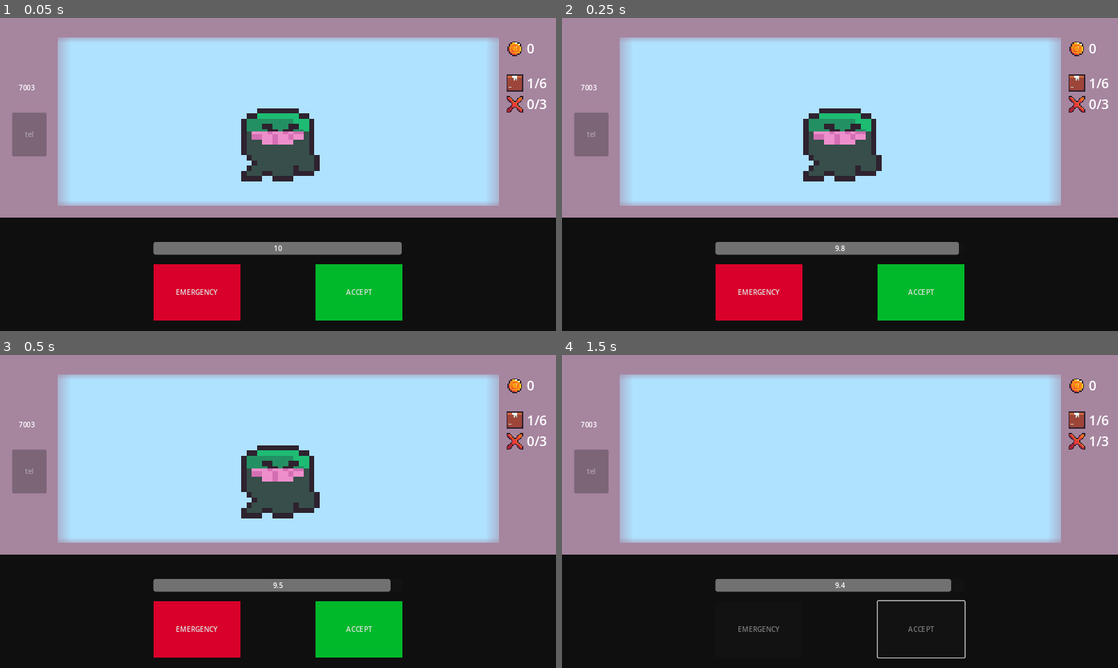
Above: before the commit, frames 1-4 (two rows, left to right).
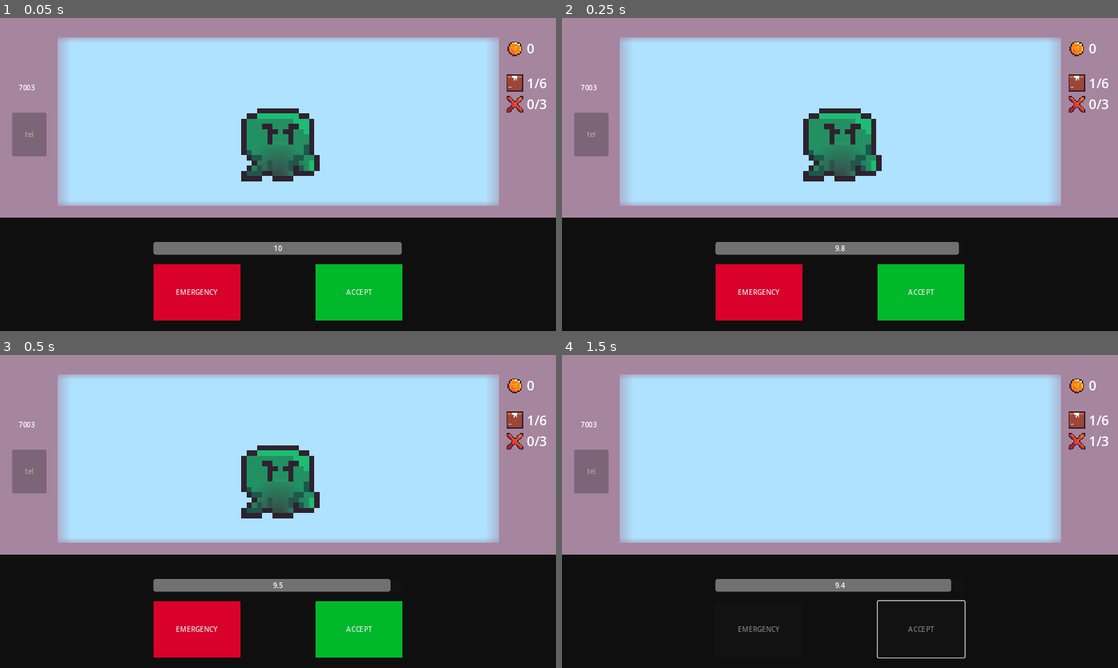
Above: after the commit, the same moments.

Repository: FixelDev/inside-out-inc
Game: Godot game, scene res://scenes/game/game.tscn
The game is run twice, just before and just after one commit, with the same random seed, the same clock (stepped at 60 frames per second) and the same inputs. The engine's default icon, where the game draws it, is replaced by a stand-in: a white triangle on a blue panel in a dark square.
Inputs (mouse positions are in pixels of both pictures, inside the frame that each line leads up to):
- Up to frame 1 (0.05 s): no input
- Up to frame 2 (0.25 s): no input
- Up to frame 3 (0.5 s): no input
- Up to frame 4 (1.5 s): click "ACCEPT" at 0.5 s; tap Enter at 1.25 s; move the mouse to (962, 495) at 1.27 s

The runs differ from the first frame. In frame 1, 1.2% of the frame differs, in the area x 44-57%, y 36-51%; in frame 2, 1.2%; in frame 3, 1.2%; in frame 4, nothing differs.

Commit message:
Reworked spawning aliens and alien parts inside packages system

Diff:
--- a/entities/aliens/alien.gd
+++ b/entities/aliens/alien.gd
@@ -1,7 +1,5 @@
 class_name Alien extends Sprite2D
-
-@export var alien_sprites: Array[Texture2D]
 
 
 func _ready() -> void:
-	texture = alien_sprites.pick_random()
+	pass
--- a/entities/aliens/alien.tscn
+++ b/entities/aliens/alien.tscn
@@ -1,10 +1,11 @@
 [gd_scene load_steps=3 format=3 uid="uid://cd05ohtnknfib"]
 
 [ext_resource type="Script" path="res://entities/aliens/alien.gd" id="1_0n3s4"]
-[ext_resource type="Texture2D" uid="uid://bfuqn1pa271j6" path="res://entities/aliens/alien1/alien1.png" id="2_r1j4y"]
+[ext_resource type="Material" uid="uid://4gnfyg7ugi1n" path="res://scenes/game/window_mask.tres" id="1_3l6n0"]
 
 [node name="Alien" type="Sprite2D"]
-scale = Vector2(2.375, 2.375)
+light_mask = 2
+visibility_layer = 2
+material = ExtResource("1_3l6n0")
 region_rect = Rect2(0, 16, 16, 16)
 script = ExtResource("1_0n3s4")
-alien_sprites = Array[Texture2D]([ExtResource("2_r1j4y")])
--- /dev/null
+++ b/entities/aliens/alien1/alien_1.tscn
@@ -0,0 +1,7 @@
+[gd_scene load_steps=3 format=3 uid="uid://5dmyy8poi2g"]
+
+[ext_resource type="PackedScene" uid="uid://cd05ohtnknfib" path="res://entities/aliens/alien.tscn" id="1_e6rra"]
+[ext_resource type="Texture2D" uid="uid://bfuqn1pa271j6" path="res://entities/aliens/alien1/graphics/alien1.png" id="2_sg2ka"]
+
+[node name="Alien1" instance=ExtResource("1_e6rra")]
+texture = ExtResource("2_sg2ka")
--- /dev/null
+++ b/entities/aliens/parts/alien_eye/alien_eye.tscn
@@ -0,0 +1,8 @@
+[gd_scene load_steps=3 format=3 uid="uid://ev03s8g2l1s8"]
+
+[ext_resource type="PackedScene" uid="uid://dc1tebyjumw4a" path="res://entities/aliens/parts/alien_part.tscn" id="1_r1igf"]
+[ext_resource type="Texture2D" uid="uid://cgyi4msmvv7ol" path="res://entities/aliens/parts/alien_eye/graphics/alien_eye.png" id="2_rf3y6"]
+
+[node name="AlienEye" instance=ExtResource("1_r1igf")]
+scale = Vector2(0.3, 0.3)
+texture = ExtResource("2_rf3y6")
--- /dev/null
+++ b/entities/aliens/parts/alien_part.tscn
@@ -0,0 +1,10 @@
+[gd_scene load_steps=3 format=3 uid="uid://dc1tebyjumw4a"]
+
+[ext_resource type="Material" uid="uid://4gnfyg7ugi1n" path="res://scenes/game/window_mask.tres" id="1_164du"]
+[ext_resource type="Script" path="res://entities/aliens/alien.gd" id="1_x42up"]
+
+[node name="AlienPart" type="Sprite2D"]
+light_mask = 2
+visibility_layer = 2
+material = ExtResource("1_164du")
+script = ExtResource("1_x42up")
--- a/entities/packages/alien_package/alien_package_1.tscn
+++ b/entities/packages/alien_package/alien_package_1.tscn
@@ -1,11 +1,11 @@
 [gd_scene load_steps=4 format=3 uid="uid://bco4ic8i0xaln"]
 
 [ext_resource type="PackedScene" uid="uid://cf55jit22rshh" path="res://entities/packages/alien_package/alien_package.tscn" id="1_8500i"]
-[ext_resource type="Texture2D" uid="uid://drqhuk2rrsrgg" path="res://entities/aliens/alien1/alien1_xray.png" id="2_fx04l"]
-[ext_resource type="Texture2D" uid="uid://bfuqn1pa271j6" path="res://entities/aliens/alien1/alien1.png" id="3_6gsud"]
+[ext_resource type="Texture2D" uid="uid://drqhuk2rrsrgg" path="res://entities/aliens/alien1/graphics/alien1_xray.png" id="2_aw60n"]
+[ext_resource type="Texture2D" uid="uid://bfuqn1pa271j6" path="res://entities/aliens/alien1/graphics/alien1.png" id="3_8lxyy"]
 
 [node name="AlienPackage" instance=ExtResource("1_8500i")]
-x_ray_sprites = Array[Texture2D]([ExtResource("2_fx04l")])
+x_ray_sprites = Array[Texture2D]([ExtResource("2_aw60n")])
 
 [node name="NormalSprite" parent="." index="0"]
-texture = ExtResource("3_6gsud")
+texture = ExtResource("3_8lxyy")
--- a/entities/packages/box/box.tscn
+++ b/entities/packages/box/box.tscn
@@ -10,3 +10,18 @@
 
 [node name="NormalSprite" parent="." index="0"]
 texture = ExtResource("4_gpv4q")
+
+[node name="Marker2D" type="Marker2D" parent="AlienPartsHolder" index="0"]
+position = Vector2(-5.16667, 5.16667)
+
+[node name="Marker2D2" type="Marker2D" parent="AlienPartsHolder" index="1"]
+position = Vector2(6.16667, -6.16667)
+
+[node name="Marker2D3" type="Marker2D" parent="AlienPartsHolder" index="2"]
+position = Vector2(0.833333, 0)
+
+[node name="Marker2D4" type="Marker2D" parent="AlienPartsHolder" index="3"]
+position = Vector2(-4.66667, -2.91667)
+
+[node name="Marker2D5" type="Marker2D" parent="AlienPartsHolder" index="4"]
+position = Vector2(4.41667, 3.33333)
--- a/entities/packages/package.gd
+++ b/entities/packages/package.gd
@@ -3,6 +3,7 @@
 @export var x_ray_sprites: Array[Texture2D]
 
 @onready var x_ray_sprite = %XRaySprite
+@onready var alien_parts_holder = %AlienPartsHolder
 
 enum PackageType {NORMAL, ALIEN, ALIEN_PARTS}
 
@@ -13,13 +14,39 @@
 	package_type = PackageType.values().pick_random()
 	set_random_xray_sprite()
 
+	match(package_type):
+		PackageType.ALIEN:
+			spawn_alien_inside()
+
+		PackageType.ALIEN_PARTS:
+			spawn_alien_parts_inside()
+
+
+func spawn_alien_inside() -> void:
+	var alien: Alien = AlienDatabase.get_random_alien_scene().instantiate()
+	add_child(alien)
+	alien.global_position = global_position
+
+
+func spawn_alien_parts_inside() -> void:
+	var available_spawn_points: Array[Node] = alien_parts_holder.get_children()
+	var parts_amount = randi_range(1, available_spawn_points.size())
+	var random_alien_part_index = AlienDatabase.get_random_alien_part_index()
+	var random_alien_part_scene = AlienDatabase.get_alien_part_scene(random_alien_part_index)
+
+	for i in range(parts_amount):
+		var spawn_point: Marker2D = available_spawn_points.pick_random()
+		available_spawn_points.erase(spawn_point)
+
+		var alien_part = random_alien_part_scene.instantiate()
+		add_child(alien_part)
+		alien_part.global_position = spawn_point.global_position
+
 
 func set_random_xray_sprite() -> void:
 	if package_type != PackageType.ALIEN:
 		x_ray_sprite.texture = x_ray_sprites.pick_random()
-	else:
-		#GENERATE ALIEN
-		pass
+
 
 func is_evil() -> bool:
 	return package_type != PackageType.NORMAL
--- a/entities/packages/package.tscn
+++ b/entities/packages/package.tscn
@@ -15,3 +15,6 @@
 light_mask = 2
 visibility_layer = 2
 material = ExtResource("2_fb5ry")
+
+[node name="AlienPartsHolder" type="Node2D" parent="."]
+unique_name_in_owner = true
--- /dev/null
+++ b/entities/xray/graphics/xray.svg
@@ -0,0 +1,85 @@
+<?xml version="1.0" encoding="UTF-8" standalone="no"?>
+<!-- Created with Inkscape (http://www.inkscape.org/) -->
+
+<svg
+   width="250"
+   height="250"
+   viewBox="0 0 66.145833 66.145834"
+   version="1.1"
+   id="svg5"
+   inkscape:version="1.3.2 (091e20e, 2023-11-25, custom)"
+   sodipodi:docname="xray.svg"
+   xmlns:inkscape="http://www.inkscape.org/namespaces/inkscape"
+   xmlns:sodipodi="http://sodipodi.sourceforge.net/DTD/sodipodi-0.dtd"
+   xmlns:xlink="http://www.w3.org/1999/xlink"
+   xmlns="http://www.w3.org/2000/svg"
+   xmlns:svg="http://www.w3.org/2000/svg">
+  <sodipodi:namedview
+     id="namedview7"
+     pagecolor="#505050"
+     bordercolor="#eeeeee"
+     borderopacity="1"
+     inkscape:pageshadow="0"
+     inkscape:pageopacity="0"
+     inkscape:pagecheckerboard="0"
+     inkscape:document-units="mm"
+     showgrid="false"
+     fit-margin-top="0"
+     fit-margin-left="0"
+     fit-margin-right="0"
+     fit-margin-bottom="0"
+     inkscape:showpageshadow="false"
+     inkscape:deskcolor="#d1d1d1"
+     inkscape:zoom="2.556633"
+     inkscape:cx="74.903202"
+     inkscape:cy="197.72098"
+     inkscape:window-width="2560"
+     inkscape:window-height="1377"
+     inkscape:window-x="1912"
+     inkscape:window-y="-8"
+     inkscape:window-maximized="1"
+     inkscape:current-layer="layer2" />
+  <defs
+     id="defs2">
+    <linearGradient
+       id="linearGradient6"
+       inkscape:collect="always">
+      <stop
+         style="stop-color:#fdfdfd;stop-opacity:1;"
+         offset="0"
+         id="stop6" />
+      <stop
+         style="stop-color:#fdcbb0;stop-opacity:0;"
+         offset="1"
+         id="stop7" />
+    </linearGradient>
+    <radialGradient
+       inkscape:collect="always"
+       xlink:href="#linearGradient6"
+       id="radialGradient7"
+       cx="33.072918"
+       cy="33.072918"
+       fx="33.072918"
+       fy="33.072918"
+       r="39.480595"
+       gradientUnits="userSpaceOnUse"
+       gradientTransform="matrix(0.78265399,0,0,0.78265399,7.1882668,7.1882669)" />
+  </defs>
+  <g
+     inkscape:label="Canvas"
+     inkscape:groupmode="layer"
+     id="layer1"
+     transform="translate(32.716446,24.056211)"
+     sodipodi:insensitive="true" />
+  <g
+     inkscape:groupmode="layer"
+     id="layer2"
+     inkscape:label="Contents">
+    <circle
+       style="fill:url(#radialGradient7);fill-rule:evenodd;stroke:#000000;stroke-width:17.1619;stroke-linecap:round;paint-order:stroke fill markers;fill-opacity:1;stroke-opacity:0"
+       id="path1"
+       cx="33.072918"
+       cy="33.072918"
+       r="30.899645" />
+  </g>
+</svg>
--- /dev/null
+++ b/globals/alien_database/alien_database.gd
@@ -0,0 +1,20 @@
+extends Node
+
+@export var aliens_scenes: Array[PackedScene] = []
+@export var alien_parts_scenes: Array[PackedScene] = []
+
+
+func get_random_alien_scene() -> PackedScene:
+	return aliens_scenes.pick_random()
+
+
+func get_random_alien_part_scene() -> PackedScene:
+	return alien_parts_scenes.pick_random()
+
+
+func get_random_alien_part_index() -> int:
+	return randi_range(0, alien_parts_scenes.size() - 1)
+
+
+func get_alien_part_scene(index: int) -> PackedScene:
+	return alien_parts_scenes[index]
--- /dev/null
+++ b/globals/alien_database/alien_database.tscn
@@ -0,0 +1,10 @@
+[gd_scene load_steps=4 format=3 uid="uid://lmf2ghp18sxu"]
+
+[ext_resource type="Script" path="res://globals/alien_database/alien_database.gd" id="1_5mmha"]
+[ext_resource type="PackedScene" uid="uid://5dmyy8poi2g" path="res://entities/aliens/alien1/alien_1.tscn" id="2_mmmpp"]
+[ext_resource type="PackedScene" uid="uid://ev03s8g2l1s8" path="res://entities/aliens/parts/alien_eye/alien_eye.tscn" id="3_eksvc"]
+
+[node name="AlienDatabase" type="Node"]
+script = ExtResource("1_5mmha")
+aliens_scenes = Array[PackedScene]([ExtResource("2_mmmpp")])
+alien_parts_scenes = Array[PackedScene]([ExtResource("3_eksvc")])
--- a/project.godot
+++ b/project.godot
@@ -18,6 +18,7 @@
 [autoload]
 
 Globals="*res://globals/globals.gd"
+AlienDatabase="*res://globals/alien_database/alien_database.tscn"
 
 [display]
 
--- a/scenes/game/game.tscn
+++ b/scenes/game/game.tscn
@@ -7,7 +7,6 @@
 [ext_resource type="Material" uid="uid://4gnfyg7ugi1n" path="res://scenes/game/window_mask.tres" id="3_h6v4r"]
 [ext_resource type="Script" path="res://scenes/game/time_left_progress_bar.gd" id="4_1w6ym"]
 [ext_resource type="Script" path="res://entities/emergency_module/emergency_module.gd" id="4_jyb38"]
-[ext_resource type="Texture2D" uid="uid://dtodbabyfgmru" path="res://icon.svg" id="4_o65ey"]
 [ext_resource type="Script" path="res://entities/emergency_module/emergency_keypad.gd" id="5_2847e"]
 [ext_resource type="Script" path="res://entities/xray/xray.gd" id="5_yaqef"]
 [ext_resource type="PackedScene" uid="uid://djfmjkuiwck6x" path="res://entities/packages/box/box.tscn" id="6_p84wr"]
@@ -18,6 +17,7 @@
 [ext_resource type="Texture2D" uid="uid://dpgjmrl5uuvo8" path="res://entities/packages/box/graphics/box.png" id="9_j1wal"]
 [ext_resource type="Texture2D" uid="uid://bvyndehskgl1f" path="res://ui/stats_container/graphics/coin.png" id="10_xwoyr"]
 [ext_resource type="Texture2D" uid="uid://byoy4hqusvlds" path="res://ui/stats_container/graphics/strike.png" id="12_xb1sl"]
+[ext_resource type="Texture2D" uid="uid://t3ryi2inpjgp" path="res://entities/xray/graphics/xray.png" id="17_u2lnh"]
 
 [sub_resource type="StyleBoxFlat" id="StyleBoxFlat_4i6qj"]
 bg_color = Color(0.0605303, 0.0605304, 0.0605303, 1)
@@ -350,11 +350,12 @@
 }
 
 [node name="Xray" type="PointLight2D" parent="."]
-position = Vector2(518, 296)
+position = Vector2(500, 266)
 scale = Vector2(1.54688, 1.54688)
 energy = 0.0
 range_item_cull_mask = 2
-texture = ExtResource("4_o65ey")
+texture = ExtResource("17_u2lnh")
+texture_scale = 0.43
 script = ExtResource("5_yaqef")
 
 [node name="PackagesSpawnPoint" type="Marker2D" parent="."]
Renamed: entities/aliens/alien1/alien1.png -> entities/aliens/alien1/graphics/alien1.png
Not shown, changed: entities/aliens/alien1/graphics/alien1.png.import
Renamed: entities/aliens/alien1/alien1_xray.png -> entities/aliens/alien1/graphics/alien1_xray.png
Not shown, changed: entities/aliens/alien1/graphics/alien1_xray.png.import
Renamed: entities/aliens/parts/graphics/alien_eye.aseprite -> entities/aliens/parts/alien_eye/graphics/alien_eye.aseprite
Renamed: entities/aliens/parts/graphics/alien_eye.png -> entities/aliens/parts/alien_eye/graphics/alien_eye.png
Not shown, added: entities/aliens/parts/alien_eye/graphics/alien_eye.png.import
Binary file added: entities/xray/graphics/xray.png
Not shown, added: entities/xray/graphics/xray.png.import
Not shown, changed: entities/xray/graphics/xray.svg.import
